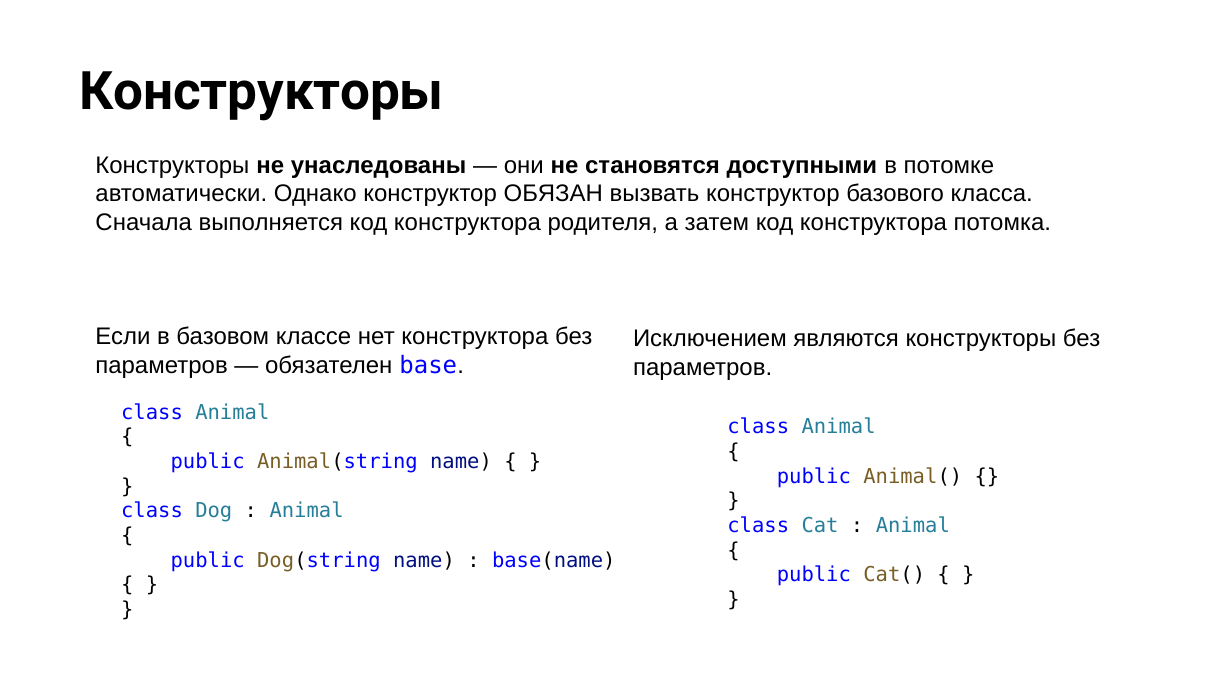
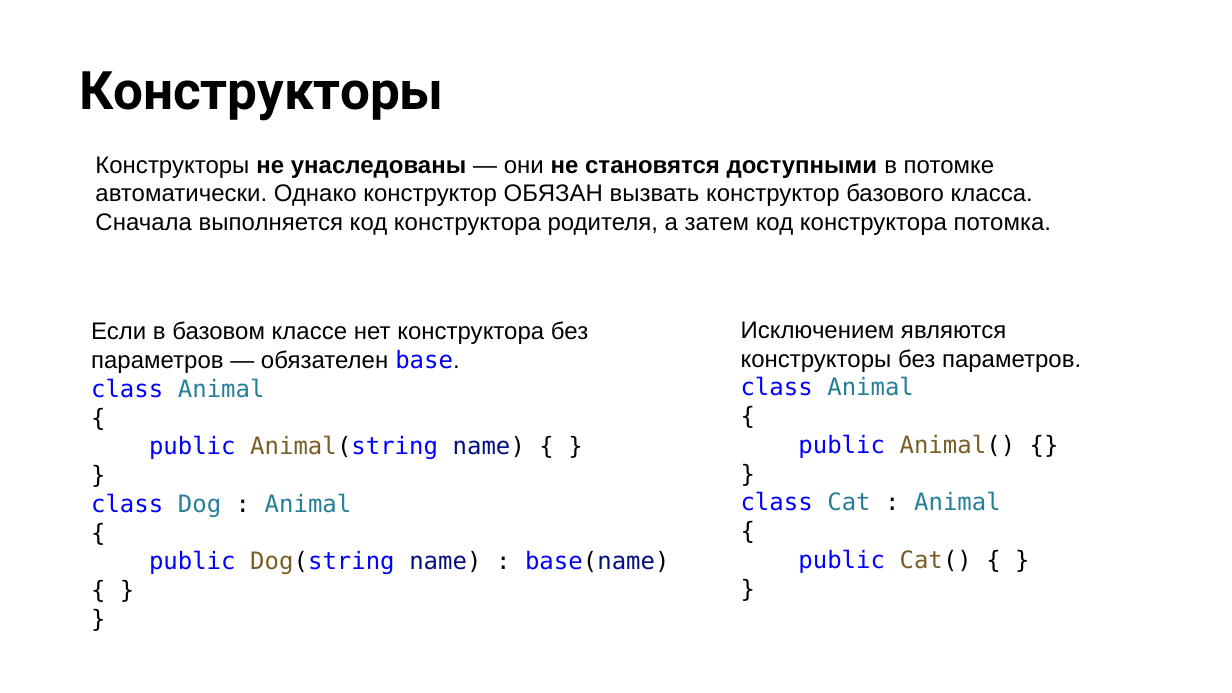
Before and after one commit to NilovPavel/OOP, a slide deck: slide 40 of ООПp.1.pptx (slide 32 before the commit). Drawn at 1232x693 pixels with LibreOffice and Linux fonts; fonts in the diff are those of the drawing; background and template pictures are left out. Boxes give left, top, right and bottom in pixels: in the first picture for what was removed or moved away, otherwise in the second. Text is boxed around its words. In the diff, an @@ line names an element or a change of style, - is before the commit and + after.

```diff
--- a/ООПp.1.pptx
+++ b/ООПp.1.pptx
@@ text "Исключением являются конструкторы без параметров.": place and size @@
-text "Исключением являются конструкторы без параметров." at (633, 328, 1100, 380)
+text "Исключением являются конструкторы без параметров." at (741, 321, 1081, 573)
@@ text at (91, 378, 670, 574): paragraphs added @@
+class Animal
+{
+public Animal(string name) { }
+}
+class Dog : Animal
+{
+public Dog(string name) : base(name) { }
+}
@@ text at (741, 376, 1016, 573): paragraphs added @@
+class Animal
+{
+public Animal() {}
+}
+class Cat : Animal
+{
+public Cat() { }
+}
@@ text removed at (121, 403, 616, 572) @@
-class Animal
-{
-public Animal(string name) { }
-}
-class Dog : Animal
-{
-public Dog(string name) : base(name) { }
-}
@@ text removed at (727, 417, 962, 586) @@
-class Animal
-{
-public Animal() {}
-}
-class Cat : Animal
-{
-public Cat() { }
-}
```
Also in this commit, not shown: 1 other slide changed, 3 slides added, 1 slide removed, 6 other files.
